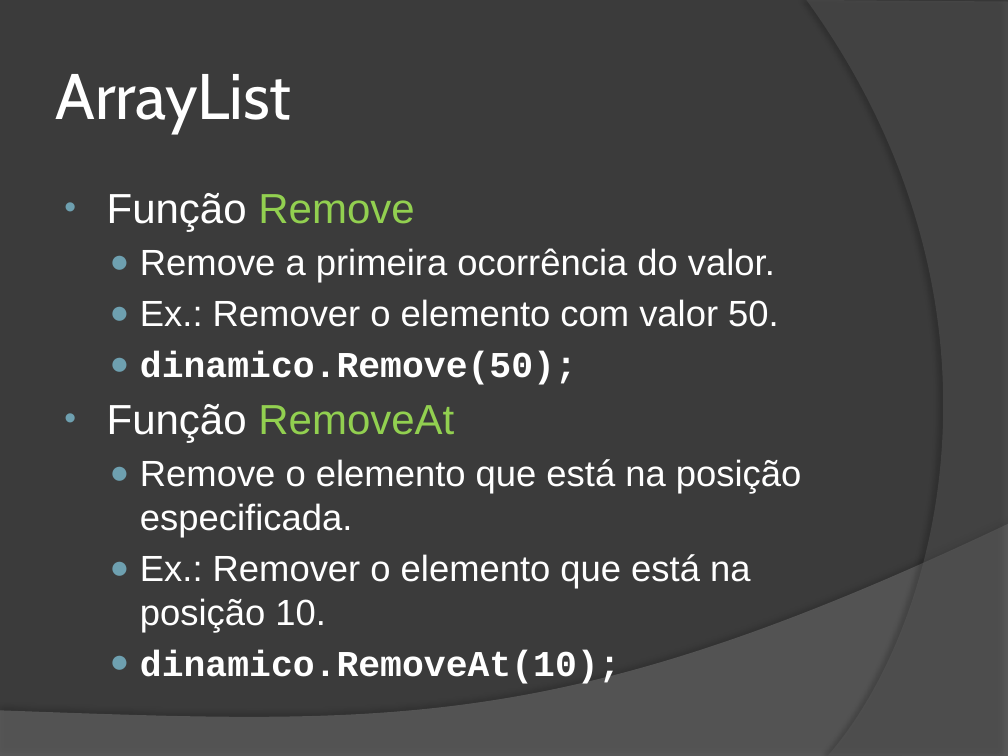
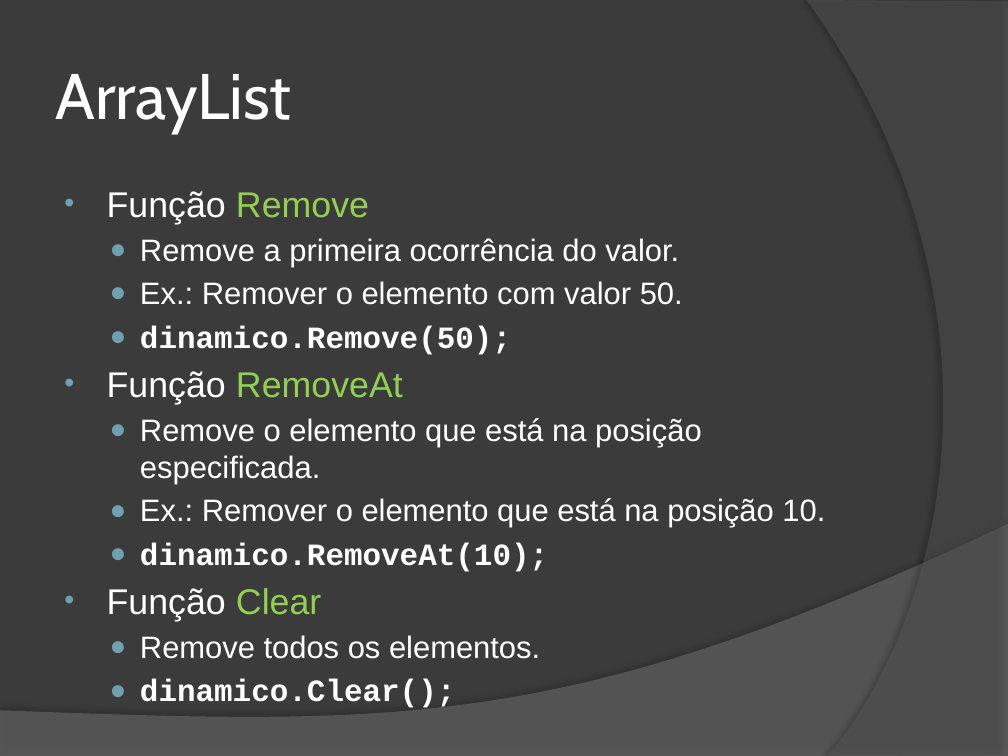
Before and after one commit to wind39/wind39.github.io, a slide deck: slide 21 of curso/modulo1capitulo5.pptx. Drawn at 1008x756 pixels with LibreOffice and Linux fonts; fonts in the diff are those of the drawing. Boxes give left, top, right and bottom in pixels: in the first picture for what was removed or moved away, otherwise in the second. Text is boxed around its words. In the diff, an @@ line names an element or a change of style, - is before the commit and + after.

Commit message:
Atualizando slides Cap 5

```diff
--- a/curso/modulo1capitulo5.pptx
+++ b/curso/modulo1capitulo5.pptx
@@ text at (107, 191, 825, 572): size 30 to 25.5 pt in "Função Remove", "Função RemoveAt"; size 26 to 22.1 pt in "Remove a primeira ocorrência do valor.", "Ex.: Remover o elemento com valor 50.", "dinamico.Remove(50);", "Remove o elemento que está na posição ..." and 2 more places @@
@@ text at (107, 588, 540, 659): paragraphs added @@
+• Função Clear
+  ● Remove todos os elementos.
+  ● dinamico.Clear();
```
Also in this commit, not shown: 1 other file.
